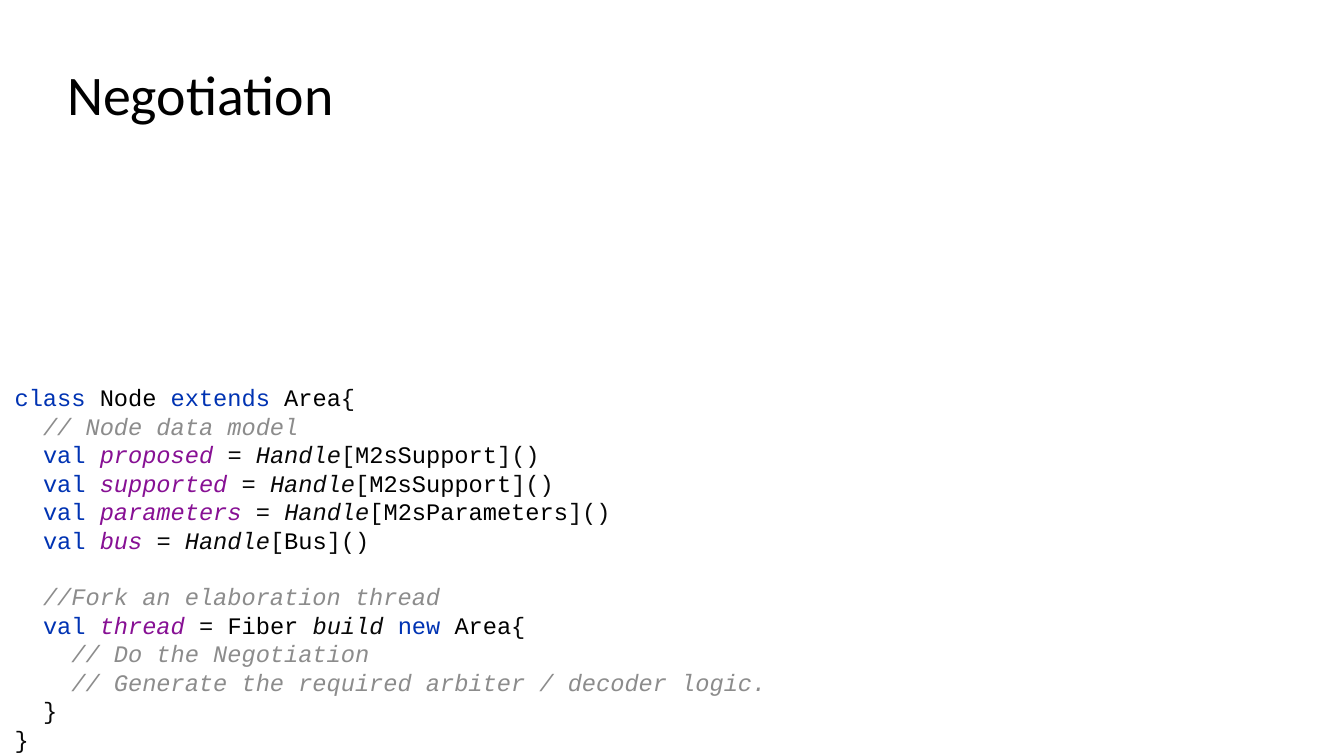
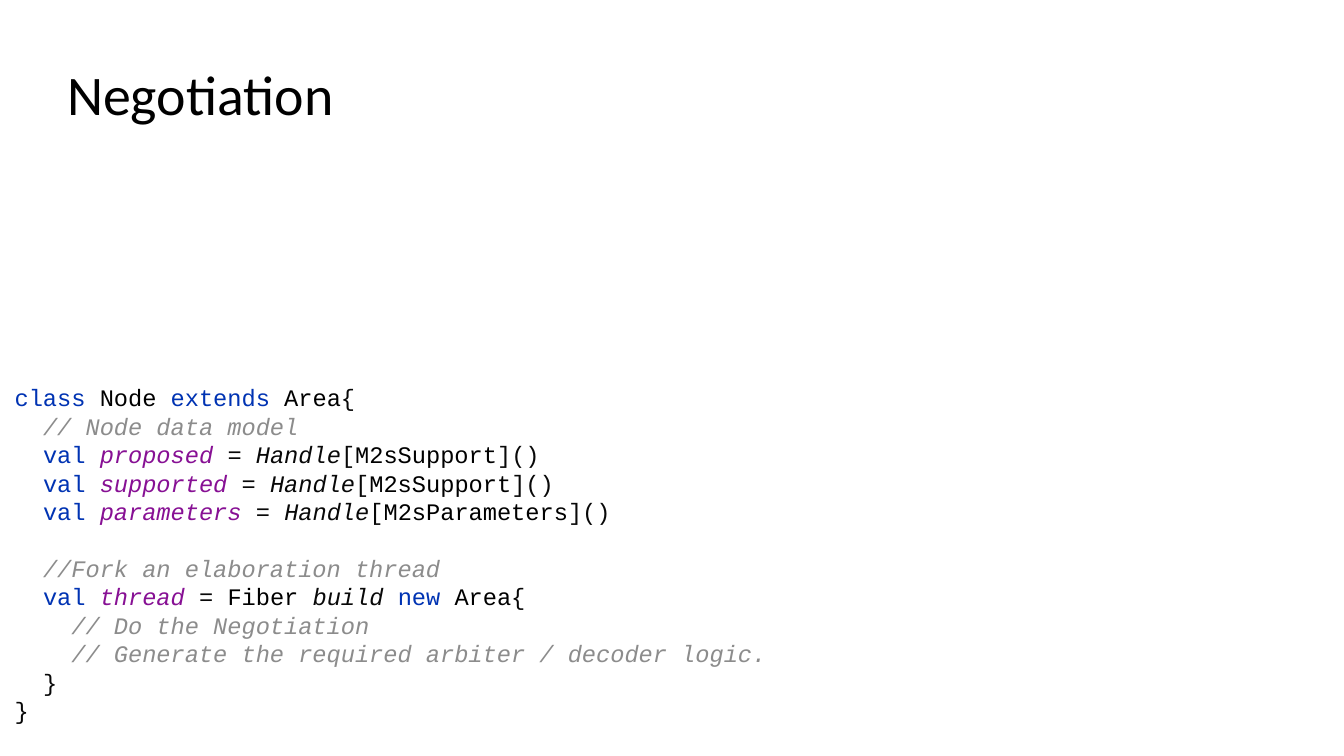
Before and after one commit to SpinalHDL/SpinalDoc, a slide deck: slide 40 of presentation/en/fsic_100723/fsic_100723.odp (slide 34 before the commit). Drawn at 1344x756 pixels with LibreOffice and Linux fonts; fonts in the diff are those of the drawing. Boxes give left, top, right and bottom in pixels: in the first picture for what was removed or moved away, otherwise in the second. Text is boxed around its words. In the diff, an @@ line names an element or a change of style, - is before the commit and + after.

```diff
--- a/presentation/en/fsic_100723/fsic_100723.odp
+++ b/presentation/en/fsic_100723/fsic_100723.odp
@@ text at box(15, 389, 610, 610): text changed; italic on @@
-class Node extends Area{
-// Node data model
-val proposed = Handle[M2sSupport]()
-val supported = Handle[M2sSupport]()
-val parameters = Handle[M2sParameters]()
-val bus = Handle[Bus]()
-//Fork an elaboration thread
-val thread = Fiber build new Area{
+class Node extends Area{
+// Node data model
+val proposed = Handle[M2sSupport]()
+val supported = Handle[M2sSupport]()
+val parameters = Handle[M2sParameters]()
+//Fork an elaboration thread
+val thread = Fiber build new Area{
```
Also in this commit, not shown: 20 other slides changed, 6 slides added, 2 other files.
